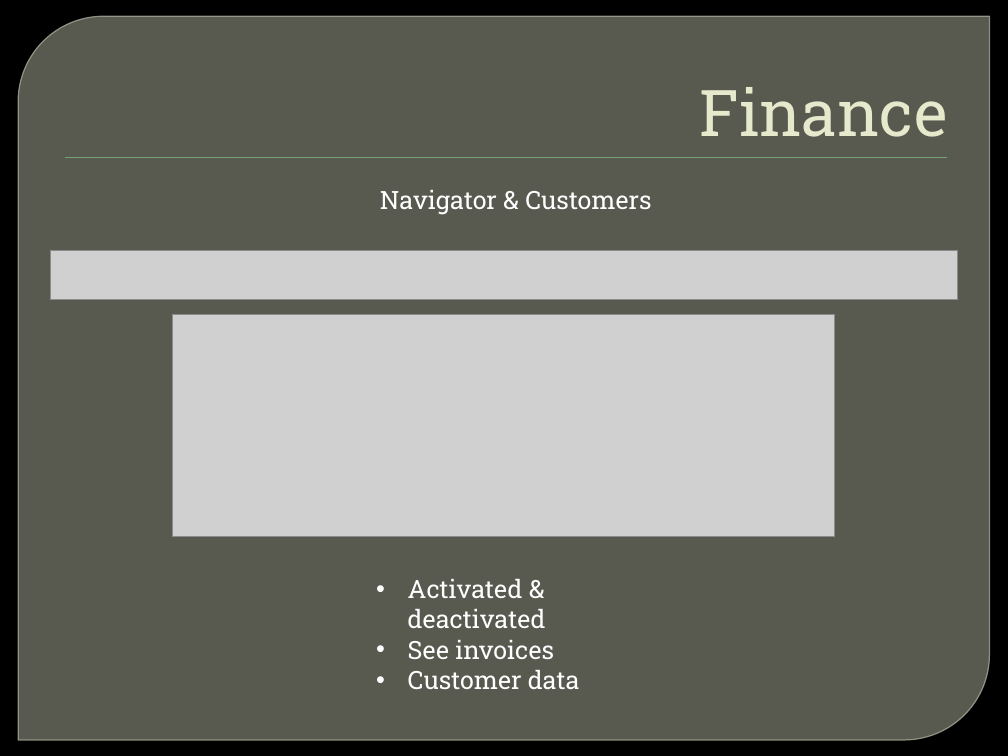
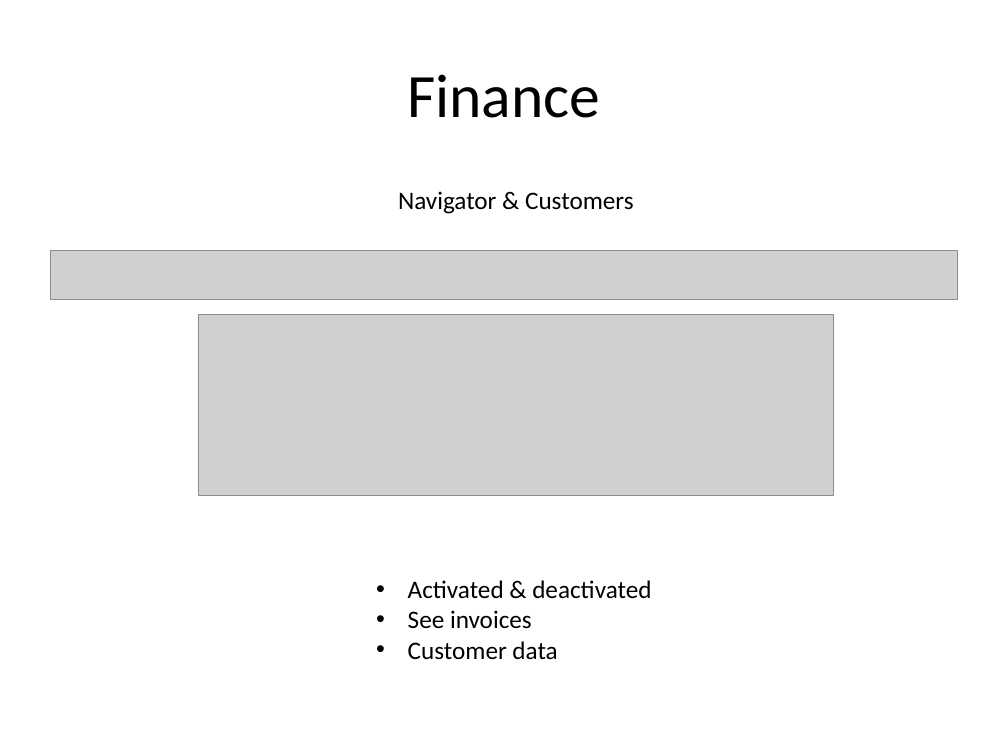
Before and after one commit to Mediagroup5/BarrocIt, a slide deck: slide 4 of barroc_Presentation.pptm. Drawn at 1008x756 pixels with LibreOffice and Linux fonts; fonts in the diff are those of the drawing; grey boxes stand for pictures; background and template pictures are left out. Boxes give left, top, right and bottom in pixels: in the first picture for what was removed or moved away, otherwise in the second. Text is boxed around its words. In the diff, an @@ line names an element or a change of style, - is before the commit and + after.

```diff
--- a/barroc_Presentation.pptm
+++ b/barroc_Presentation.pptm
@@ background picture (left out) to #FFFFFF @@
@@ round diag rect removed at [18, 16, 990, 740] @@
@@ title "Finance" at [407, 74, 600, 118]: size 46 to 44 pt, font Roboto Slab to Calibri, text colour #E7EACB to #000000; alignment right to centre; indent changed; vertical alignment bottom to middle @@
@@ rectangle removed at [65, 157, 947, 158] @@
@@ text "Navigator & Customers" at [398, 191, 634, 214]: font Roboto Slab to Calibri, text colour #FFFFFF to #000000 @@
@@ picture: place and size @@
-picture at [172, 314, 836, 536]
+picture at [199, 314, 834, 495]
@@ text "Activated & deactivated" at [408, 580, 651, 660]: font Roboto Slab to Calibri, text colour #FFFFFF to #000000 @@
```
Also in this commit, not shown: 15 other slides changed, 1 slide removed.
